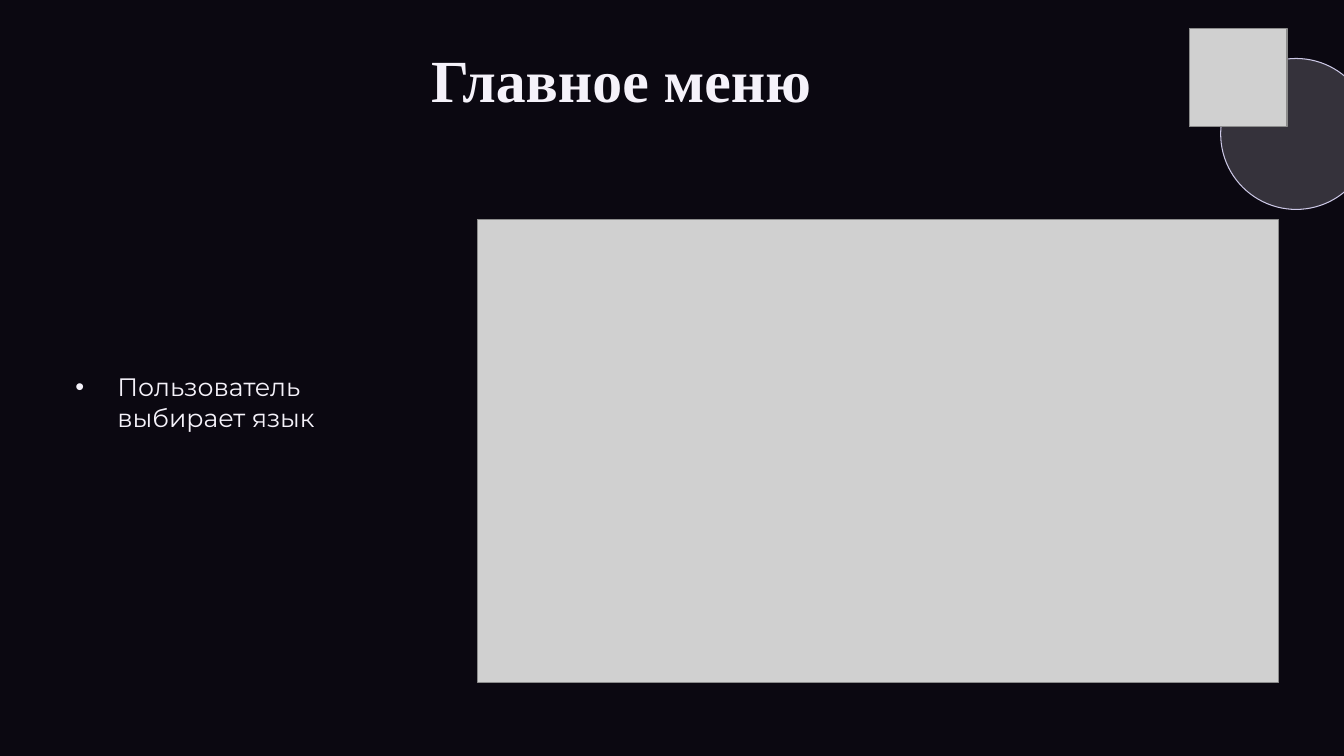
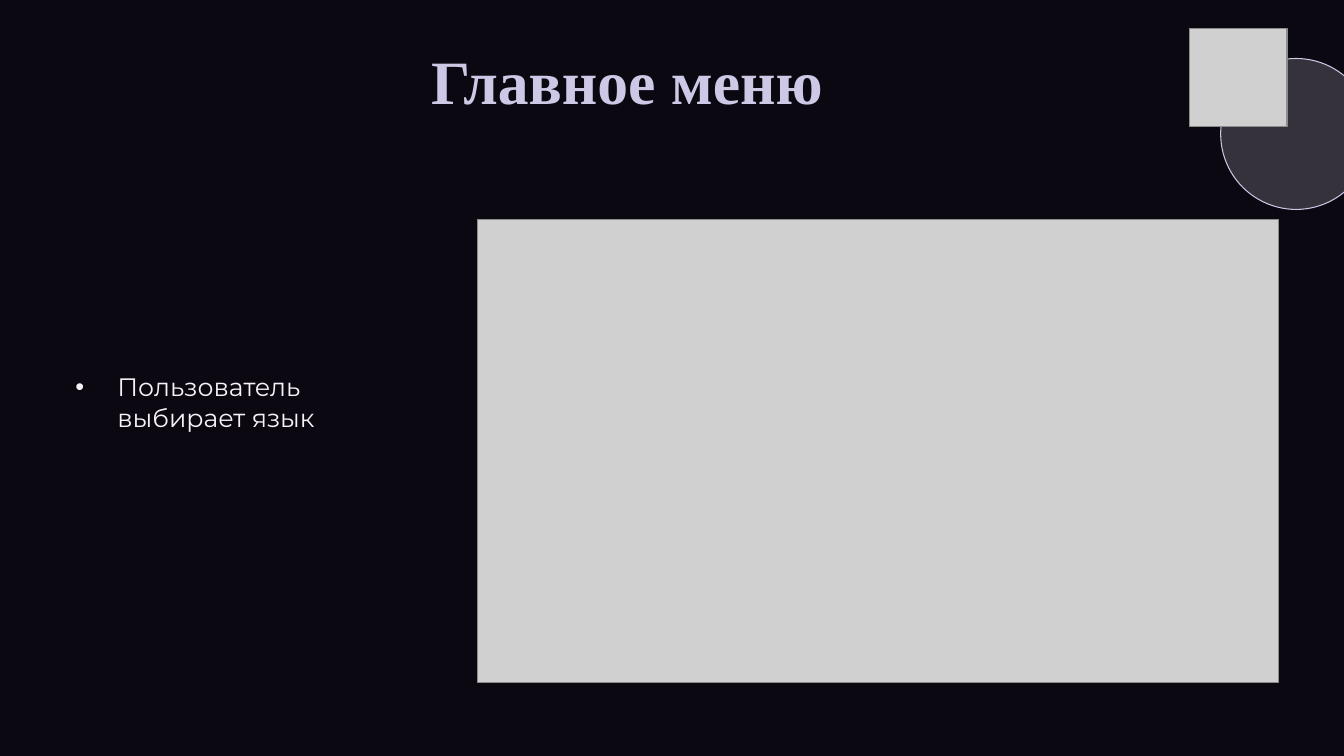
Before and after one commit to tanyaflos76/PyGame-project, a slide deck: slide 3 of docs/презентация_pygame.pptx. Drawn at 1344x756 pixels with LibreOffice and Linux fonts; fonts in the diff are those of the drawing; grey boxes stand for pictures; background and template pictures are left out. Boxes give left, top, right and bottom in pixels: in the first picture for what was removed or moved away, otherwise in the second. Text is boxed around its words. In the diff, an @@ line names an element or a change of style, - is before the commit and + after.

```diff
--- a/docs/презентация_pygame.pptx
+++ b/docs/презентация_pygame.pptx
@@ text "Главное меню" at box(431, 63, 823, 105): size 42.7 to 44 pt, text colour #F5F2FA to #CCC8E6 @@
```
Also in this commit, not shown: 1 other slide changed, 6 other files.
